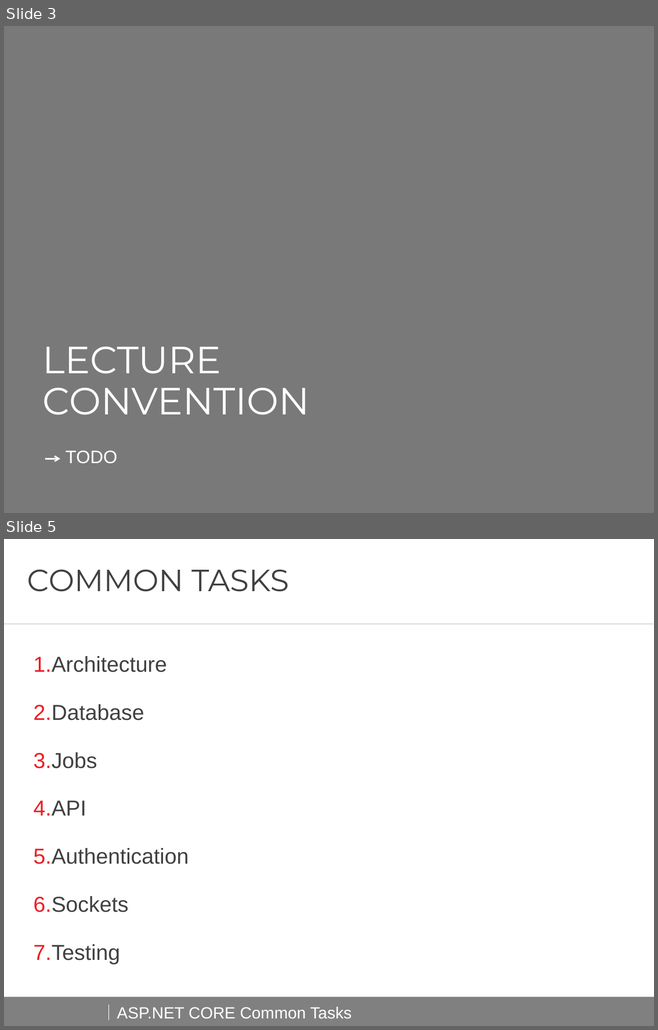
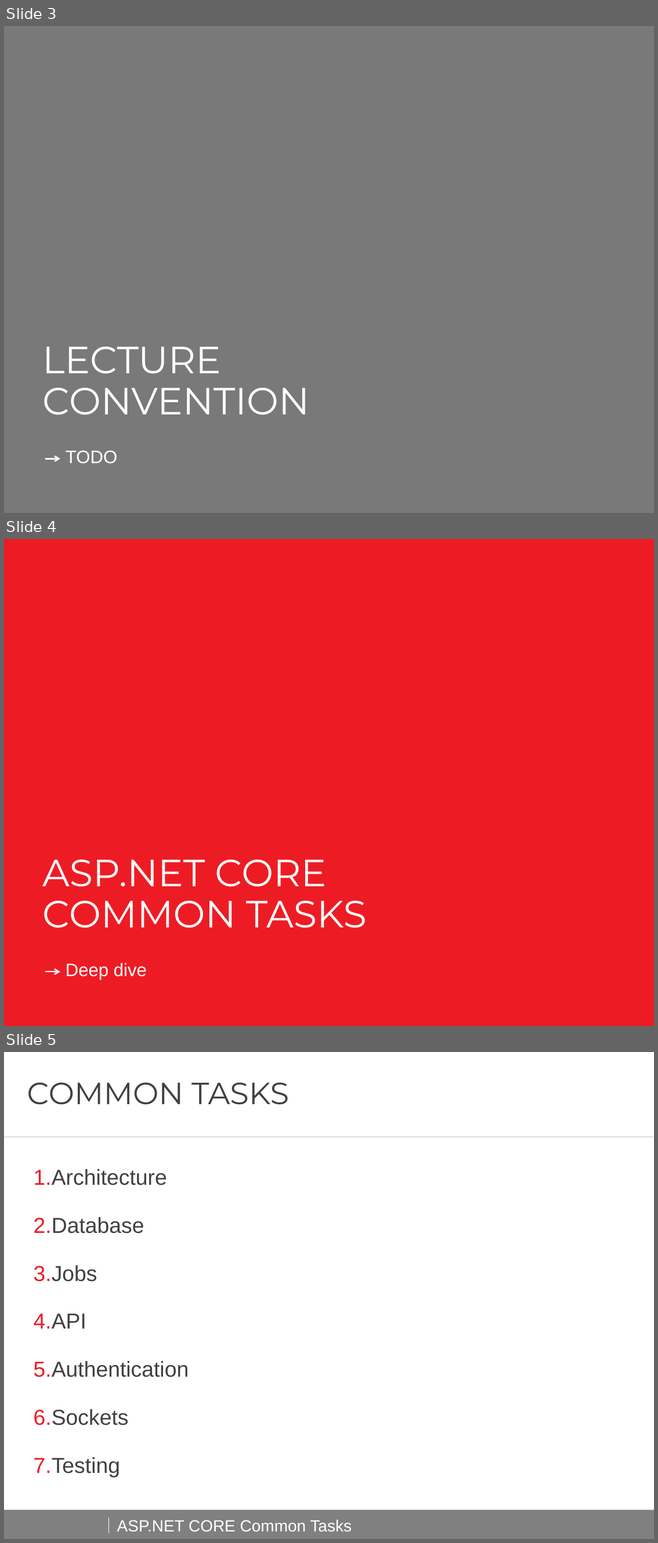
Before and after one commit to AndreiShenets/ASP.NET-Lectures, a slide deck: docs/ASP.NET CORE - Common Tasks - iTechArt 2018.pptx. Shown one above the other, each under a label of ours: slides 3 and 5 before the commit, slides 3, 4 and 5 after it; the slides between them are not shown. The pictures are 658x1030 and 658x1543 pixels, drawn with LibreOffice and Linux fonts; fonts in the diff are those of the drawing; background and template pictures are left out. Boxes give left, top, right and bottom in pixels: in the first picture for what was removed or moved away, otherwise in the second. Text is boxed around its words. In the diff, an @@ line names an element or a change of style, - is before the commit and + after.

```diff
--- a/docs/ASP.NET CORE - Common Tasks - iTechArt 2018.pptx
+++ b/docs/ASP.NET CORE - Common Tasks - iTechArt 2018.pptx
@@ slide 4 added at (4, 539, 654, 1026), background #FFFFFF @@
@@ rectangle added at (4, 539, 654, 1026), fill #ED1C24 @@
@@ text added at (42, 860, 366, 928), 42 pt, text #FFFFFF @@
+ASP.NET CORE COMMON TASKS
@@ arrow added from (45, 972) to (60, 972), #FFFFFF 1.5 pt @@
@@ text added at (65, 963, 147, 980), 20 pt, text #FFFFFF @@
+Deep dive
```
Also in this commit, not shown: 1 slide changed, 1 slide removed, 2 other files.
